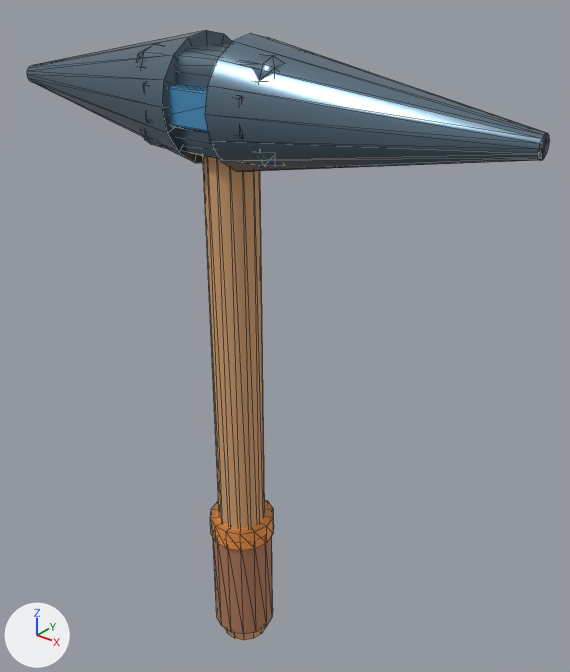
One commit to the glTF model HavenlineGodot/assets/harvesting_v1/pickaxe.glb: the scene before it, then after it.
Before and after are seen from a 50 mm camera at (0.966, -1.053, 0.825) aimed at (0.05, 0.092, 0.115). Lighting does not change. The marker at lower left points along +X, +Y and +Z. The picture after the commit comes second. Mesh edges are drawn as thin lines. Vertices at exactly the same position are counted once.

Before the edit, the objects in view are built like this:
```python
me_t09_harvest_pickaxe = bpy.data.meshes.new('t09_harvest_pickaxe')
me_t09_harvest_pickaxe.from_pydata(...)  # 326 vertices, 620 faces; spans x -0.57..0.57, y -0.115..0.115, z -0.64..0.705
# faces by material slot: [56, 56, 56, 236, 108, 108]
me_t09_harvest_pickaxe.materials.append(mat_hl_wood_light)  # beige #d7a473
me_t09_harvest_pickaxe.materials.append(mat_hl_wood)  # brown #b17c5b
me_t09_harvest_pickaxe.materials.append(mat_hl_orange)  # orange #fa9e50
me_t09_harvest_pickaxe.materials.append(mat_hl_metal)  # blue #6c8495
me_t09_harvest_pickaxe.materials.append(mat_hl_blue)  # blue #4d99cb
me_t09_harvest_pickaxe.materials.append(mat_hl_cyan)  # cyan #59d7ea
ob_t09_harvest_pickaxe = bpy.data.objects.new('t09_harvest_pickaxe', me_t09_harvest_pickaxe)
ob_t09_harvest_pickaxe.location = (0.0, 0.0, 0.0)
```
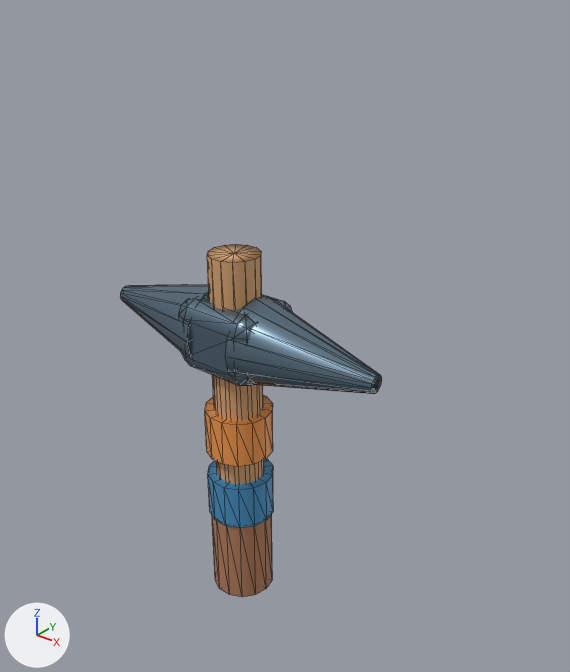
Commit message: fix(t09): anchor tools to visible harvest contacts

Pixel boxes (x1, y1, x2, y2) of what changed, in the pictures (570 x 672 px):
't09_harvest_pickaxe', reshaped (50% narrower, 42% shorter)
    before: (27, 30, 550, 640)
    after: (120, 244, 382, 597)
part 1 of me_t09_harvest_pickaxe, added (beige)
    after: (207, 244, 264, 485)
part 2 of me_t09_harvest_pickaxe, added (orange)
    after: (205, 395, 273, 467)
part 3 of me_t09_harvest_pickaxe, added (blue)
    after: (120, 284, 209, 357)
part 4 of me_t09_harvest_pickaxe, added (blue)
    after: (225, 296, 382, 394)
part 5 of me_t09_harvest_pickaxe, rebuilt
    before: (213, 536, 273, 634)
    after: (208, 458, 273, 597)
part 6 of me_t09_harvest_pickaxe, added (blue)
    after: (179, 294, 292, 386)
part 7 of me_t09_harvest_pickaxe, deleted (blue)
    before: (168, 84, 208, 133)
part 8 of me_t09_harvest_pickaxe, deleted (blue)
    before: (137, 43, 283, 170)
part 9 of me_t09_harvest_pickaxe, deleted (blue)
    before: (27, 30, 232, 163)
part 10 of me_t09_harvest_pickaxe, deleted (blue)
    before: (205, 34, 550, 171)
part 11 of me_t09_harvest_pickaxe, deleted (orange)
    before: (210, 500, 274, 551)
part 12 of me_t09_harvest_pickaxe, deleted (beige)
    before: (203, 156, 266, 640)

The change, as a diff of the scene's bpy script:
```diff
--- a/HavenlineGodot/assets/harvesting_v1/pickaxe.glb.py
+++ b/HavenlineGodot/assets/harvesting_v1/pickaxe.glb.py
@@ me_t09_harvest_pickaxe @@
 # used by ob_t09_harvest_pickaxe; location = (0.0, 0.0, 0.0)
-me_t09_harvest_pickaxe.from_pydata(...)  # 326 vertices, 620 faces; spans x -0.57..0.57, y -0.115..0.115, z -0.64..0.705
+me_t09_harvest_pickaxe.from_pydata(...)  # 299 vertices, 568 faces; spans x -0.33..0.33, y -0.09..0.097, z -0.49..0.31
+# me_t09_harvest_pickaxe part 1: a new loose piece, a 14-sided cylinder along z spanning x -0.052..0.052, y -0.051..0.051, z -0.47..0.31, in mat_hl_wood_light (beige #d7a473)
+# me_t09_harvest_pickaxe part 2: a new loose piece, a 14-sided cylinder along z spanning x -0.072..0.072, y -0.07..0.07, z -0.13..-0.03, in mat_hl_orange (orange #fa9e50)
+# me_t09_harvest_pickaxe part 3: a new loose piece, a 16-sided cut cone along x (radius 0.018 at the low end, 0.09 at the high end) spanning x -0.33..-0.05, y -0.09..0.09, z 0.05..0.23, in mat_hl_metal (blue #6c8495)
+# me_t09_harvest_pickaxe part 4: a new loose piece, a 16-sided cut cone along x (radius 0.09 at the low end, 0.018 at the high end) spanning x 0.05..0.33, y -0.09..0.09, z 0.05..0.23, in mat_hl_metal (blue #6c8495)
+# me_t09_harvest_pickaxe part 5: the loose piece of 30 vertices spanning x -0.068..0.068, y -0.066..0.066, z -0.605..-0.335 is rebuilt with 59 vertices and now spans x -0.072..0.072, y -0.07..0.07, z -0.49..-0.19
+# me_t09_harvest_pickaxe part 6: a new loose piece of 56 vertices spanning x -0.1..0.1, y -0.08..0.08, z 0.065..0.215, in mat_hl_metal (blue #6c8495)
+# me_t09_harvest_pickaxe part 7: the loose piece of 56 vertices spanning x -0.115..0.115, y -0.097..-0.072, z 0.555..0.625 is deleted
+# me_t09_harvest_pickaxe part 8: the loose piece of 56 vertices spanning x -0.17..0.17, y -0.08..0.08, z 0.5..0.68 is deleted
+# me_t09_harvest_pickaxe part 9: the loose piece of 34 vertices spanning x -0.57..-0.05, y -0.115..0.115, z 0.475..0.705 is deleted
+# me_t09_harvest_pickaxe part 10: the loose piece of 34 vertices spanning x 0.05..0.57, y -0.115..0.115, z 0.475..0.705 is deleted
+# me_t09_harvest_pickaxe part 11: the loose piece of 30 vertices spanning x -0.072..0.072, y -0.07..0.07, z -0.352..-0.308 is deleted
+# me_t09_harvest_pickaxe part 12
+# 30 vertices are removed from x -0.052..0.052, y -0.051..0.051, z -0.64..0.6
+# 56 faces are deleted
+# other edits to the shape of me_t09_harvest_pickaxe do not show in these pictures
 me_t09_harvest_pickaxe.materials.append(mat_hl_wood_light)
```
